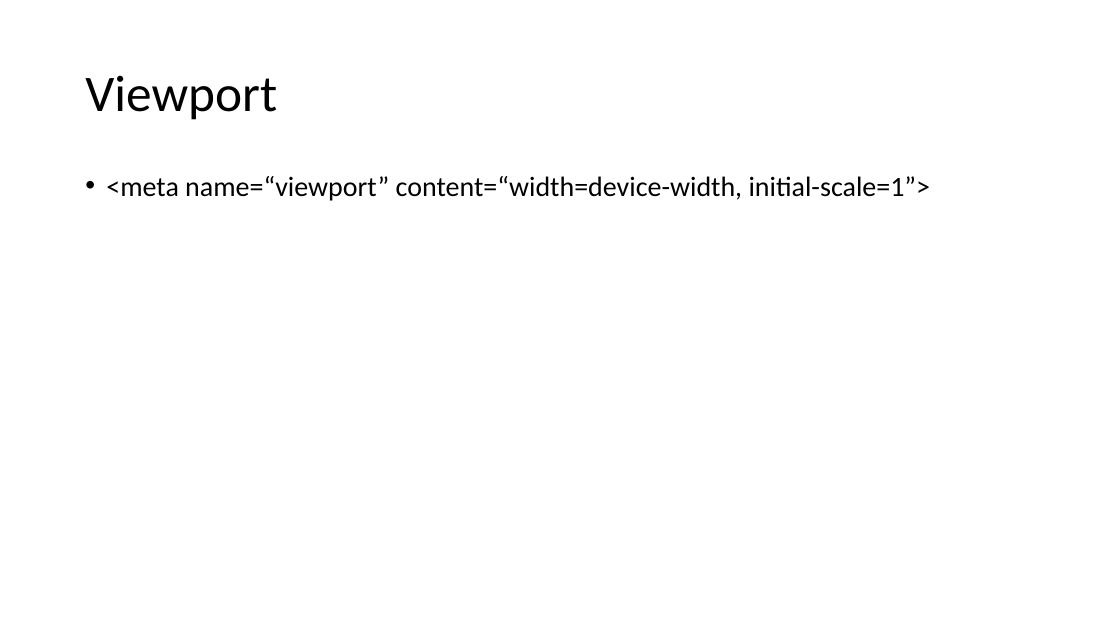
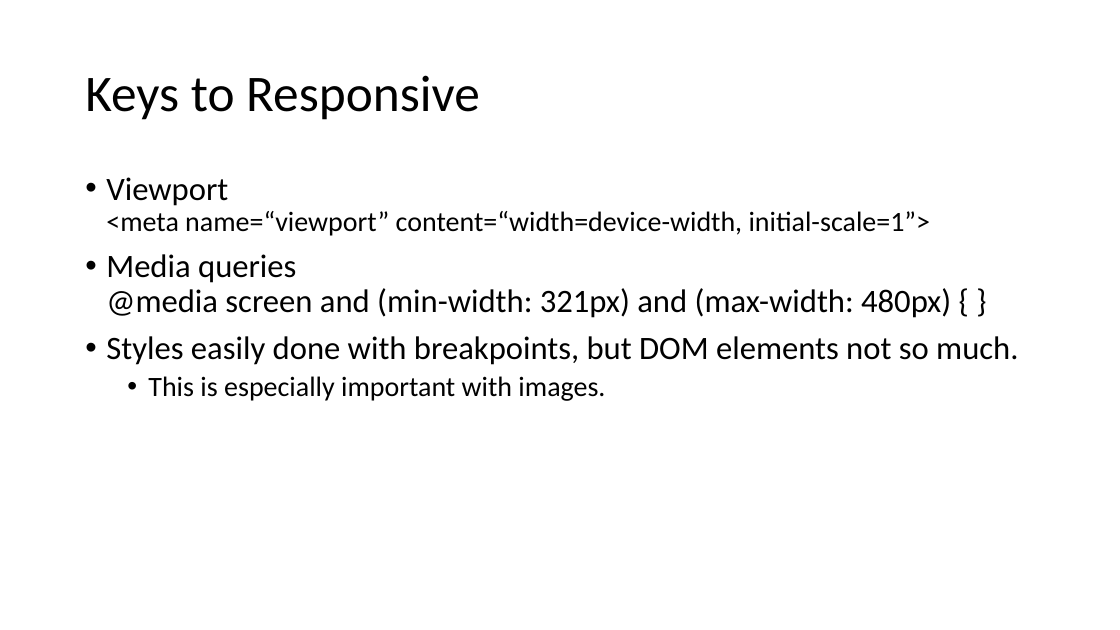
Before and after one commit to mlybrand/ResponsiveWebDesign, a slide deck: slide 15 of presentation/ResponsiveWebDesign.pptx. Drawn at 1120x630 pixels with LibreOffice and Linux fonts; fonts in the diff are those of the drawing. Boxes give left, top, right and bottom in pixels: in the first picture for what was removed or moved away, otherwise in the second. Text is boxed around its words. In the diff, an @@ line names an element or a change of style, - is before the commit and + after.

Commit message:
more slides

```diff
--- a/presentation/ResponsiveWebDesign.pptx
+++ b/presentation/ResponsiveWebDesign.pptx
@@ title at [85,75,480,120]: text changed @@
-Viewport
+Keys to Responsive
@@ text at [106,177,1018,401]: text changed; size 24 to 28 pt @@
-• <meta name=“viewport” content=“width=device-width, initial-scale=1”>
+• Viewport
+  <meta name=“viewport” content=“width=device-width, initial-scale=1”>
+• Media queries
+  @media screen and (min-width: 321px) and (max-width: 480px) { }
+• Styles easily done with breakpoints, but DOM elements not so much.
+  • This is especially important with images.
```
Also in this commit, not shown: 1 slide added, 1 slide removed.
